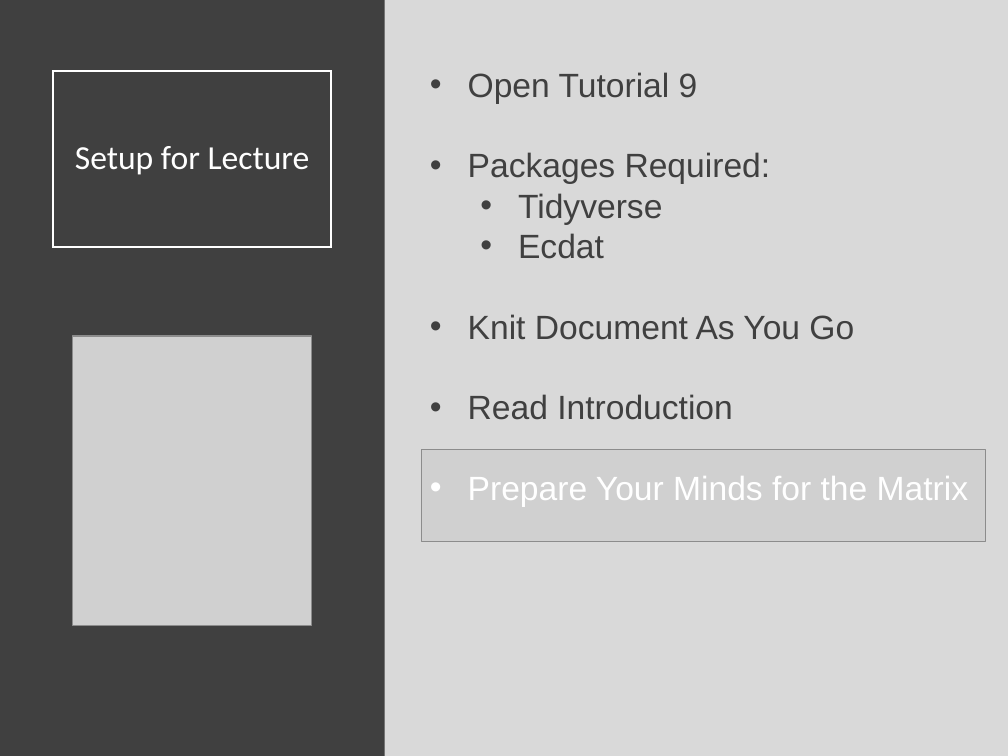
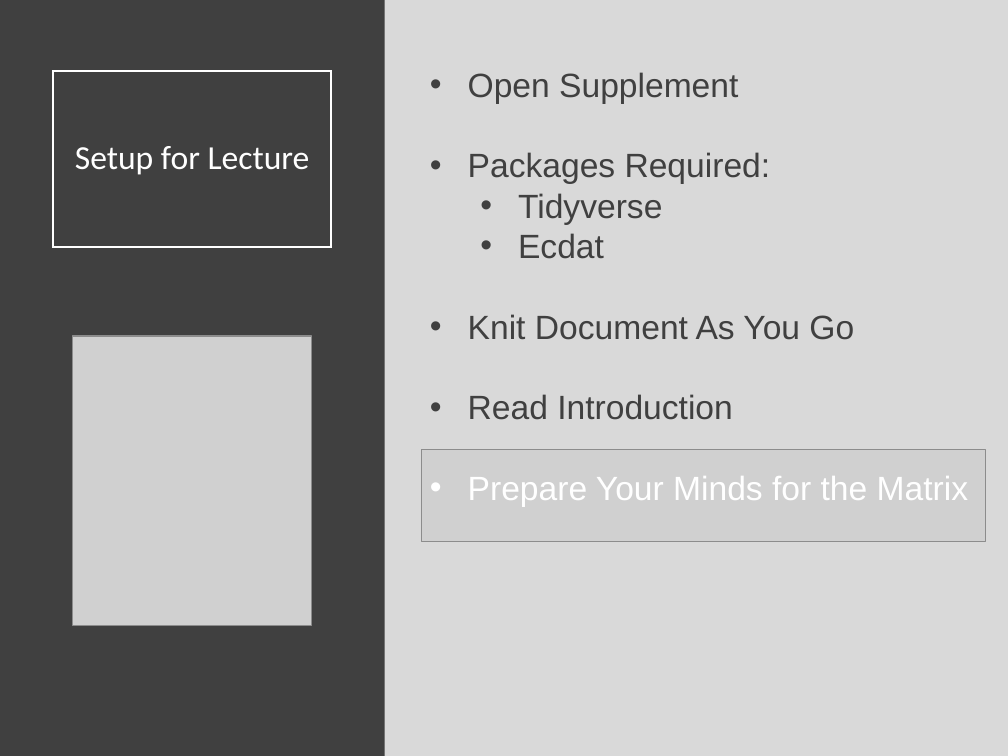
Before and after one commit to SuperMarioGiacomazzo/STOR320_WEBSITE, a slide deck: slide 3 of Lecture/Programming 1/Programming_1_Lecture.pptx. Drawn at 1008x756 pixels with LibreOffice and Linux fonts; fonts in the diff are those of the drawing; grey boxes stand for pictures. Boxes give left, top, right and bottom in pixels: in the first picture for what was removed or moved away, otherwise in the second. Text is boxed around its words. In the diff, an @@ line names an element or a change of style, - is before the commit and + after.

```diff
--- a/Lecture/Programming 1/Programming_1_Lecture.pptx
+++ b/Lecture/Programming 1/Programming_1_Lecture.pptx
@@ text at [468, 72, 738, 104]: text changed @@
-• Open Tutorial 9
+• Open Supplement
```
Also in this commit, not shown: 9 other files.
